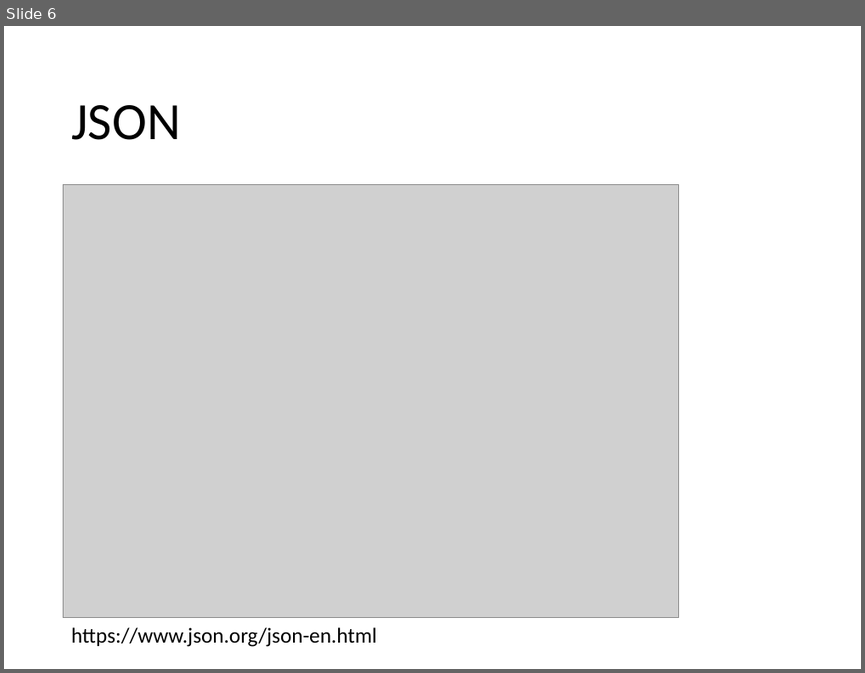
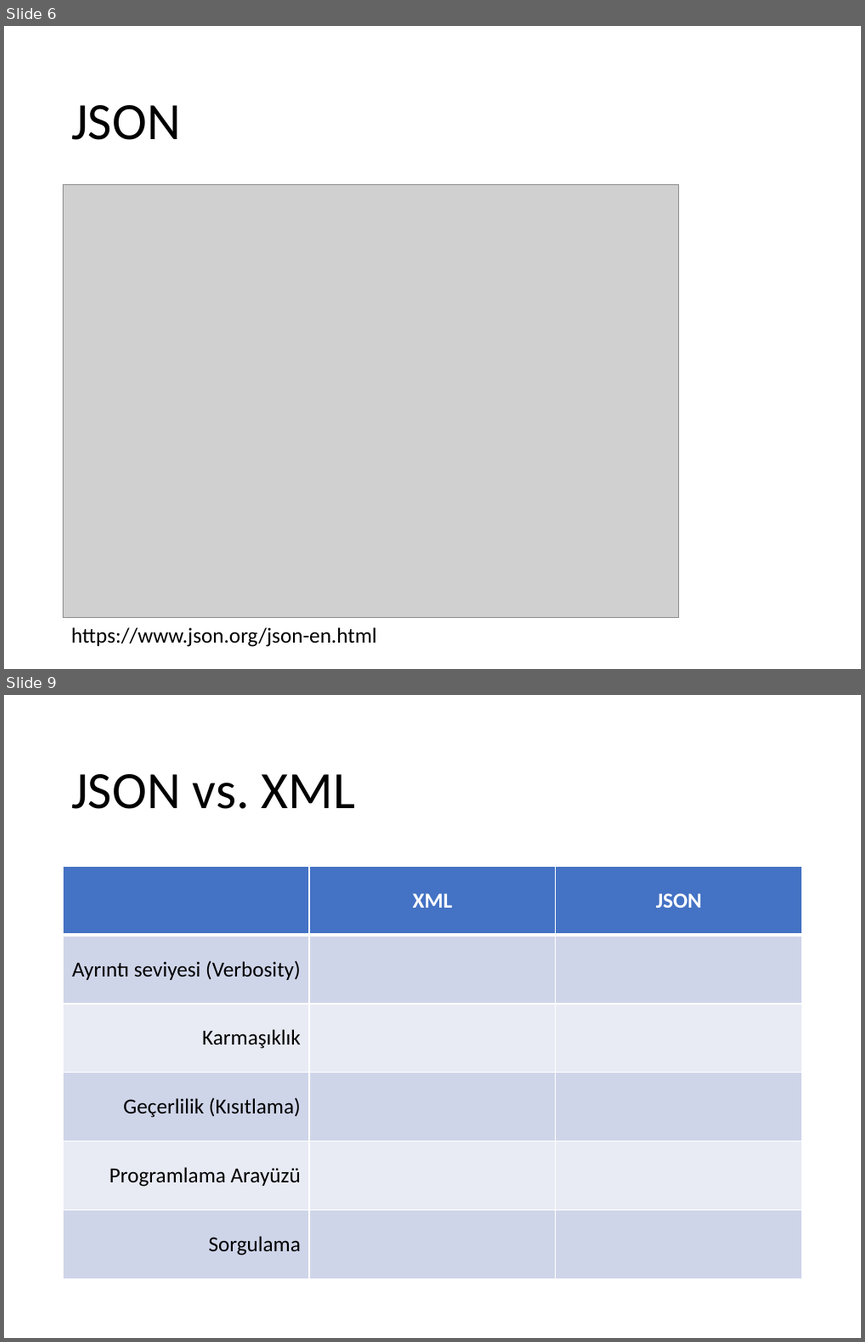
Before and after one commit to ihpar/dbms, a slide deck: Slides/Ders 2 JSON.pptx. Shown one above the other, each under a label of ours: slide 6 before the commit, slides 6 and 9 after it; the slides between them are not shown. The pictures are 865x673 and 865x1342 pixels, drawn with LibreOffice and Linux fonts; fonts in the diff are those of the drawing; grey boxes stand for pictures. Boxes give left, top, right and bottom in pixels: in the first picture for what was removed or moved away, otherwise in the second. Text is boxed around its words. In the diff, an @@ line names an element or a change of style, - is before the commit and + after.

```diff
--- a/Slides/Ders 2 JSON.pptx
+++ b/Slides/Ders 2 JSON.pptx
@@ slide 9 added at [4,695,861,1338], background #FFFFFF @@
@@ title added at [71,774,355,809], 44 pt, text #000000 @@
+JSON vs. XML
@@ table added at [64,867,803,1278], 6 rows, 3 columns @@
+ | XML | JSON
+Ayrıntı seviyesi (Verbosity) |  | 
+Karmaşıklık |  | 
+Geçerlilik (Kısıtlama) |  | 
+Programlama Arayüzü |  | 
+Sorgulama |  | 
```
Also in this commit, not shown: 2 slides changed, 2 other slides added, 3 other files.
